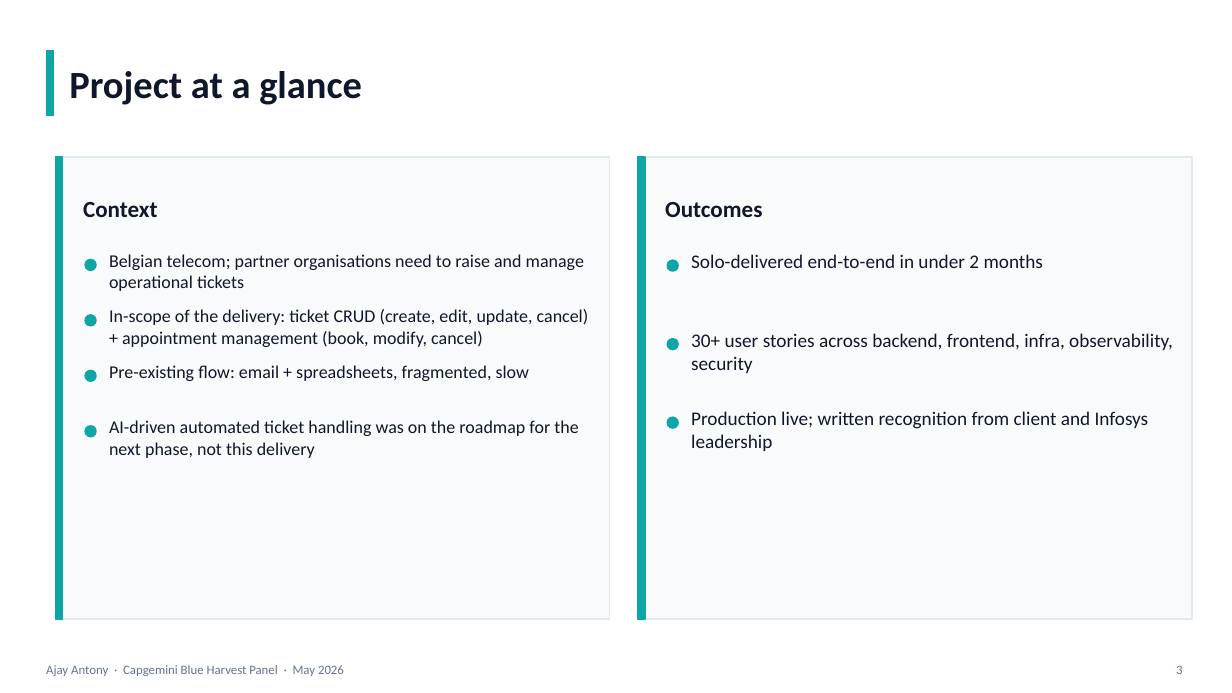
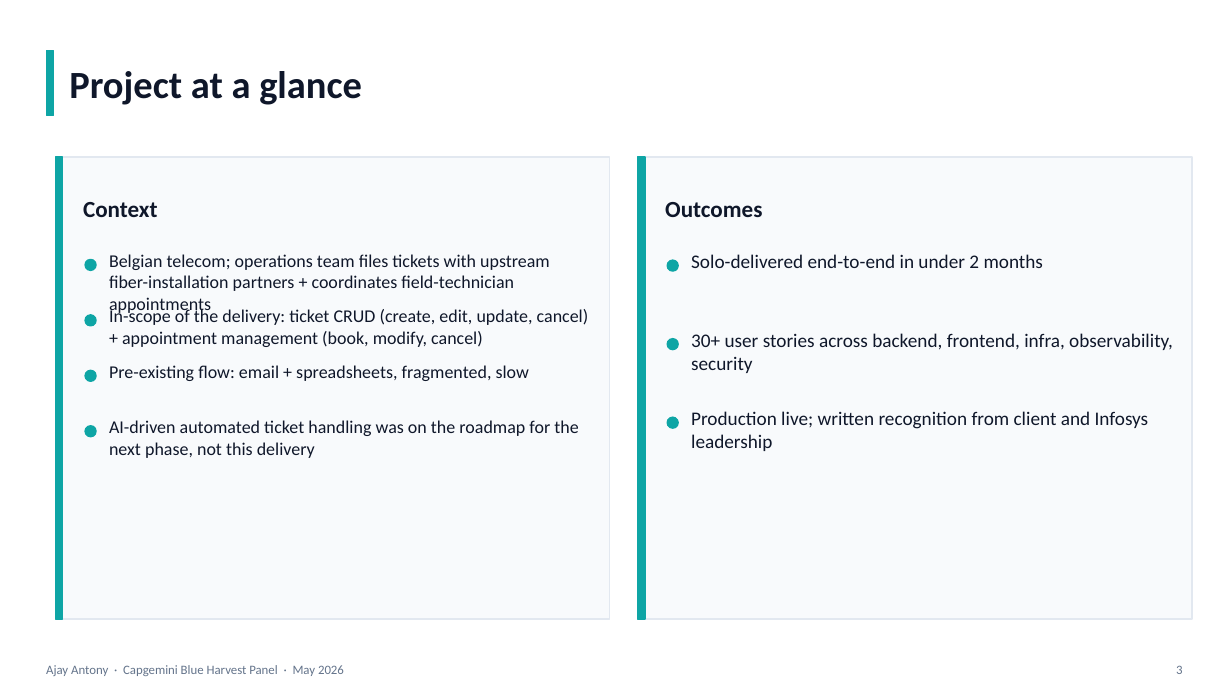
Before and after one commit to ajayaj724/partner-ticket-agentic, a slide deck: slide 3 of Presentation/Ajay_Antony_Capgemini_Panel_v4.pptx. Drawn at 1232x693 pixels with LibreOffice and Linux fonts; fonts in the diff are those of the drawing. Boxes give left, top, right and bottom in pixels: in the first picture for what was removed or moved away, otherwise in the second. Text is boxed around its words. In the diff, an @@ line names an element or a change of style, - is before the commit and + after.

```diff
--- a/Presentation/Ajay_Antony_Capgemini_Panel_v4.pptx
+++ b/Presentation/Ajay_Antony_Capgemini_Panel_v4.pptx
@@ text at [109, 254, 550, 315]: text changed @@
-Belgian telecom; partner organisations need to raise and manage operational tickets
+Belgian telecom; operations team files tickets with upstream fiber-installation partners + coordinates field-technician appointments
```
Also in this commit, not shown: 1 other slide changed, 3 other files.
